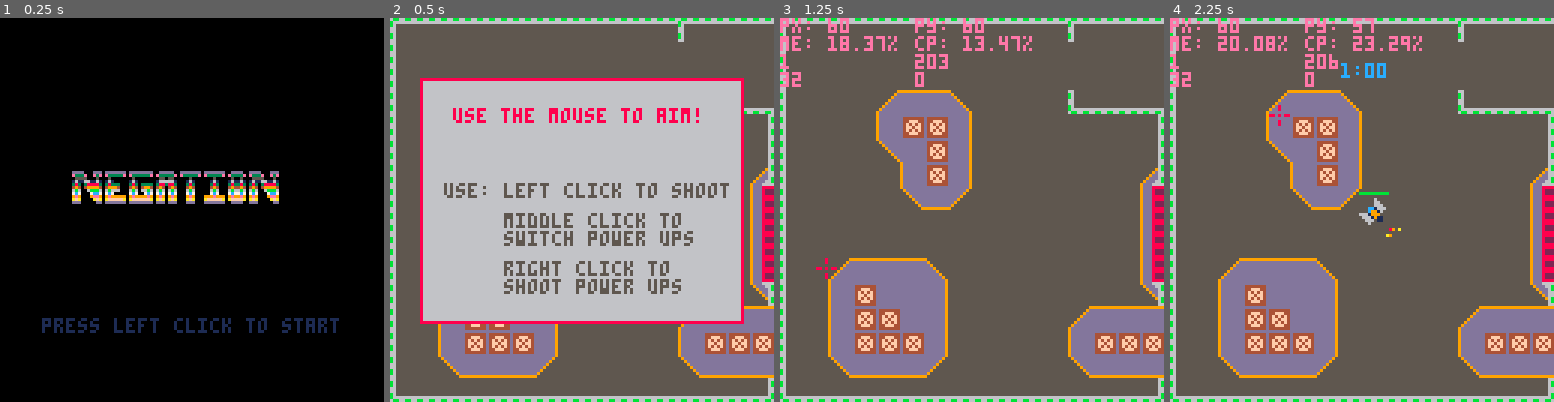
Above: before the commit, frames 1-4 (left to right).
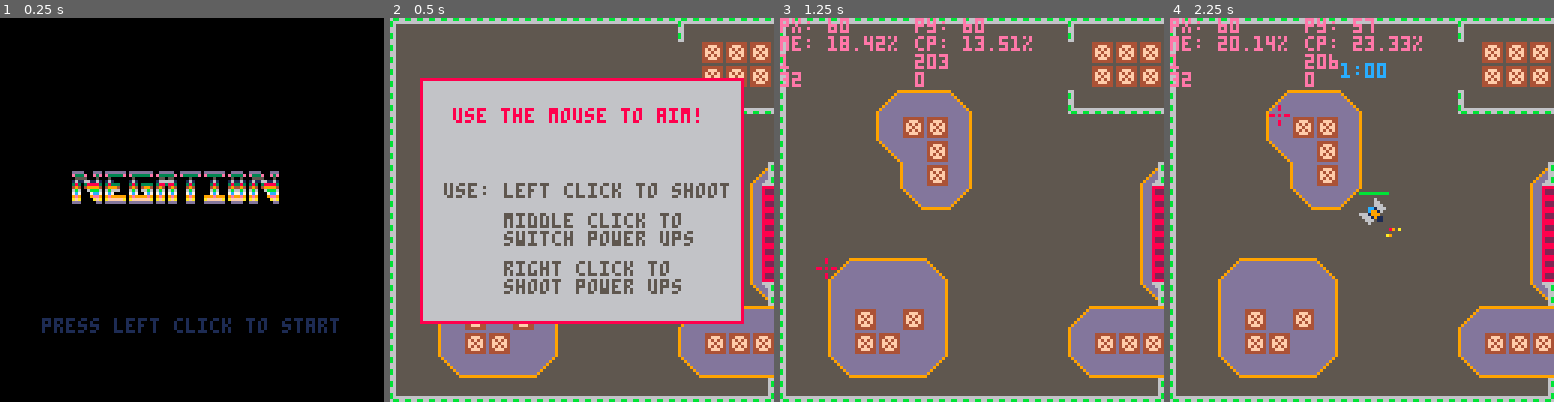
Above: after the commit, the same moments.

Repository: kbrewington/Negation
Game: PICO-8 cartridge negation.p8
Same seed, same stepped clock (60 frames per second), same inputs: the game is played once before the commit and once after it.
Inputs (mouse positions are in pixels of both pictures, inside the frame that each line leads up to):
- Up to frame 1 (0.25 s): no input
- Up to frame 2 (0.5 s): tap X (X key) at 0.33 s
- Up to frame 3 (1.25 s): click (1060, 121) at 0.67 s; tap O (Z key) at 0.7 s; tap X (X key) at 1.07 s; click (826, 267) at 1.22 s
- Up to frame 4 (2.25 s): hold Right 1.6-2.1 s; tap O (Z key) at 1.7, 2.1 s; click (1277, 114) at 1.77 s; tap X (X key) at 1.85 s; hold Up from 2.15 s (still down)

Frame 1 is identical in both runs. In frame 2, 2.2% of the frame differs, in the area x 25-100%, y 6-88%; in frame 3, 3.3%, in the area x 19-100%, y 4-88%; in frame 4, 3.3%.

Commit message:
Fixed collision flags that were unset. Added purple liquid does damage.

Diff:
--- a/negation.p8
+++ b/negation.p8
@@ -216,6 +216,7 @@
   spawn_time_start,detect_killed_enemies = 10, true
   yield()
 
+  -- start level 6 "final" boss
   level_change = true
   yield()
 
@@ -283,14 +284,6 @@
 function bump(x, y, flag)
   return fget(mget(flr((x - level_sx + (level_x*8)) / 8), flr((y - level_sy + (level_y*8)) / 8)), (flag or 0))
 end
-
---function bumpwall(x,y)
-  --if fget(mget(flr(x/8),flr(y/8)),2) and pget(x,y) == 6 or pget(x,y) == 11 then
-  --return true
-  --else
-  --return false
-  --end
---end
 
 function bump_all(x, y)
   return bump(x, y) or bump(x + 7, y) or bump(x, y + 7) or bump(x + 7, y + 7)
@@ -1176,6 +1169,7 @@
 
   local previousx, previousy = player.x, player.y
   local move = (bump(player.x + 4, player.y + 4, 1) or bump(player.x + 11, player.y + 11, 1)) and player_speed/2 or player_speed
+  if ((bump(player.x + 4, player.y + 4, 2) or bump(player.x + 11, player.y + 11, 2)) and timers["playerlasthit"] == 0) player_hit(1)
 
   -- count down timers
   for k,t in pairs(timers) do timers[k] = max(0, timers[k] - (1/30)) end
@@ -1544,22 +1538,22 @@
 
 __gff__
 0000000000000101000000060000000000000000000000000000000000060000000000000001000000000000000000000000000000000000000000000000000000000000000000000000000000000000000000000000000000000000000000000000000000000000000000000000000000000000000000000000000000000000
-0000000000000000000000000000000000000000000000000000000000000000000000000000000000000000000001000000000000000000000000000000000000000002020202020002020000000000000000000200000404040002000000000000000000000004040404000000040400000000000000040400010100000404
+0000000000000000000000000000000000000000000000000000000000000000000000000000000000000000000001000000000000000000000000000000000000000002020202020002020000000000000000000200000101010002000000000000000000000001010101000000000000000000000000010100010100000100
 __map__
 eaefefefefefefefefefefefeaefefeffefafacbccc5dbdbdbdbdbdbdbdbdbc3dcc1dcdce0e0e1f0f0f0f0f0f0f0f0f0f0e5f0e5f5f5f5f5f5f5f5f5f5f5f5c5dbc6f5f5f5f5f5f5f5e9f31d1d1d1d1d1d1d1d1d1d1d1d1d1d1d1d3b3c3b3c3b3c3b3c3b3c3b3c3b3c3b3c1d1d1d1d1d1d1d1d1d1d1d1d1d1d1d1d0000000000
-fecbcbcbcbcbcbcbcbcbcbcbcbcbcbcbfefafacbccc5dbdbdbdbdbdbdbdbc6dcdcdcdce0e1f0f0f0f0f1f0f0f0f0f1f0f0f0f5f5e5f5f5f6f5f5f5f5f5f5f5c5dbc6f5f6f5f5f5f5f5e9f31dc0c01d1d1df3f3f3f31d1d1dc0c01d2b2c2b2c2b2c2b2c2b2c2b2c2b2c2b2c1d1d1d1d1d1d1d1d1d1d1d1d1d1d1d2b0000000000
-fecbcbcbcbcbcbcbcbcbcbcbcbcbcbcbfefafacbccc4dbdbdbdbdbdbdbdbc3dcdcdce0dce0e1f0f0f0f0f0f0f0f0f0f0f0e5f0f5f5f5f5f5f5f5f5f6f5f5f5c5dbc6f5f5f5f5f5f5f5e9f31dc00b1df3f3f3f3f3f3f3f31d0bc01d3b3c3b3c3b3c3b3c3b3c3b3c3b3c3b3c1d1d1d1d1d1d1d1d1d1d1d1d1d2b2c3b0000000000
+fecbcbcbcbcbcbcbcbcbcbcbcbfafafafefafacbccc5dbdbdbdbdbdbdbdbc6dcdcdcdce0e1f0f0f0f0f1f0f0f0f0f1f0f0f0f5f5e5f5f5f6f5f5f5f5f5f5f5c5dbc6f5f6f5f5f5f5f5e9f31dc0c01d1d1df3f3f3f31d1d1dc0c01d2b2c2b2c2b2c2b2c2b2c2b2c2b2c2b2c1d1d1d1d1d1d1d1d1d1d1d1d1d1d1d2b0000000000
+fecbcbcbcbcbcbcbcbcbcbcbcbfafafafefafacbccc4dbdbdbdbdbdbdbdbc3dcdcdce0dce0e1f0f0f0f0f0f0f0f0f0f0f0e5f0f5f5f5f5f5f5f5f5f6f5f5f5c5dbc6f5f5f5f5f5f5f5e9f31dc00b1df3f3f3f3f3f3f3f31d0bc01d3b3c3b3c3b3c3b3c3b3c3b3c3b3c3b3c1d1d1d1d1d1d1d1d1d1d1d1d1d2b2c3b0000000000
 fecbcbcbcefdfdcfcbcbcbcbd9eeeeeefefacbcbccdcc5dbdbdbdbdbdbc3c1dcdcdce0e1dcdcf0f0f0f0f0f0f1f0f0f0f0f0f5f5f5f5f5f5f5f5f5f5f5f5f5c5dbc6f5f5f5f5f5f5f5e9f31d0b1df32b2c2b2c2b2c2b2cf31d0b1d2b2c2b2c2b2c2b2c2b2c2b2c2b2c2b2c1d1dc01dc01dc01d1d1d1d2b2c3b3c2b0000000000
-fecbcbcbcdfbfbfccbcbcbcbcbcbcbfffecbcbcbccdcc4cacacacacac3dcdcdcc1dcdce0dce0e1f0f0f1f0f0f0f0f0f0f0f0e5f5f5f6f5f5f5f5f5f5f5f5f5c5dbc6f6f5f5f5f5f5f5e9f3f3f3f3f33b3c3b3c3b3c3b3cf3f3f3c0c03c3b3c3b3c3b3c3b3c3b3c3b3c3bc0f3f3f3f3f3f3f3f3f32b2c3b3c2b2c3b0000000000
-fecbcbcbdeddfbfccbcbcbcbcbcbcbfffecbcbcbccdcdcc1dcdcdcdcdcdcdcdcdcdcdcdce0e1f0f0f0f0f0f0f0f0f2f2f2f0f5f5f5f5f5f5f5f6f5f5f5f6f5c5dbc6f5f5f5f5f5d3f3c0c02b2c2b2c2b2cc0f3f3c02b2c2b2c2b2cf3f32b2c2b2cc0c0c0c02b2c2b2cf3f3f32b2c2b2c2b2c2b2c3b3c2b2c3b3c2b0000000000
+fecbcbcbcdfbfbfccbcbcbcbcbcbcbcbfecbcbcbccdcc4cacacacacac3dcdcdcc1dcdce0dce0e1f0f0f1f0f0f0f0f0f0f0f0e5f5f5f6f5f5f5f5f5f5f5f5f5c5dbc6f6f5f5f5f5f5f5e9f3f3f3f3f33b3c3b3c3b3c3b3cf3f3f3c0c03c3b3c3b3c3b3c3b3c3b3c3b3c3bc0f3f3f3f3f3f3f3f3f32b2c3b3c2b2c3b0000000000
+fecbcbcbdeddfbfccbcbcbcbcbcbcbcbfecbcbcbccdcdcc1dcdcdcdcdcdcdcdcdcdcdcdce0e1f0f0f0f0f0f0f0f0f2f2f2f0f5f5f5f5f5f5f5f6f5f5f5f6f5c5dbc6f5f5f5f5f5d3f3c0c02b2c2b2c2b2cc0f3f3c02b2c2b2c2b2cf3f32b2c2b2cc0c0c0c02b2c2b2cf3f3f32b2c2b2c2b2c2b2c3b3c2b2c3b3c2b0000000000
 fecbcbcbcbcdfbfccbcbcbcbcbcbcbf8d7cbcbcbccdcdcdcdcdcc1dcdcdcc1dcdcdcc1e0e1f0f0f0f0f0f0f0f0f2f2f2f2f2f2d0d0d0d0d0d0d0d0d0d0d6f5c7dbdbd4f5f5f5d3f3f3c0f33b3c3b3c3b3cf30b0bf33b3c3b3c3b3cf3f33b3c3b3cc0292ac03b3c3b3cf3f3f33b3c3b3c3b3c3b3c2b2c3b3c2b2c3b0000000000
 fecbcbcbcbdeeddfcbcbcbcbcbcbcbebeccbcbcbccdcdcdcdcdcdcdcdcdcdcdcdcd0d0d0f2d0d0f0f0f1f0f0d0f2f2f0f0f2d0d0d0d0d0d0d0d0d0d0d0e6f5f5c5dbc6f5f5d3f3f3f3f3f32b2c2b2c2b2cf31d1df32b2c2b2c2b2cf3f32b2c2b2cc0393ac02b2c2b2cf3f3f32b2c2b2c2b2c2b2c3b3c2b2c3b3c2b0000000000
-fecbcbcbcbcbcbcbcbcbcbcbcbcbcbebeccbcbd0d0d0d0c1dcdcdcdcc1d0d0d0f2d0f2d0d0f2d0d0d0f2d0d0f2d0f0f0f0f0f0e5f5f5f5f5f5f5f5f5f5f5f6f5c5dbc6f5f5e3f4f3f3f3f33b3c3b3c3b3cf31d1df33b3c3b3c3b3cf3f33b3c3b3cc0c0c0c03b3c3b3cf3f3f33b3c3b3c3b3c3b3c2b2c3b3c2b2c3b0000000000
-fecbcbcbcbcbcbcbcbcbcbcbcbcbcbebeccbd0cbd0d0d0d0d0d0dcd0d0d0d0d0d0dce0e1e1f0d0f2f2d0f2d0f0f0f0f0f0e5f5f5f5f5f5f5f5f5f5f5f5f5f5f5c5dbc6f5f5f5e3f4f3c0f32b2c2b2c2b2cc0f3f3c02b2c2b2c2b2cf3f32b2c2b2c2b2c2b2c2b2c2b2cf3f3f32b2c2b2c2b2c2b2c3b3c2b2c3b3c2b0000000000
+fecbcbcbcbcbcbcbcbcbcbcbcbcbcbebeccbcbcbd0d0d0c1dcdcdcdcc1d0d0d0f2d0f2d0d0f2d0d0d0f2d0d0f2d0f0f0f0f0f0e5f5f5f5f5f5f5f5f5f5f5f6f5c5dbc6f5f5e3f4f3f3f3f33b3c3b3c3b3cf31d1df33b3c3b3c3b3cf3f33b3c3b3cc0c0c0c03b3c3b3cf3f3f33b3c3b3c3b3c3b3c2b2c3b3c2b2c3b0000000000
+fecbcbcbcbcbcbcbcbcbcbcbcbcbcbebeccbcbcbd0d0d0d0d0d0dcd0d0d0d0d0d0dce0e1e1f0d0f2f2d0f2d0f0f0f0f0f0e5f5f5f5f5f5f5f5f5f5f5f5f5f5f5c5dbc6f5f5f5e3f4f3c0f32b2c2b2c2b2cc0f3f3c02b2c2b2c2b2cf3f32b2c2b2c2b2c2b2c2b2c2b2cf3f3f32b2c2b2c2b2c2b2c3b3c2b2c3b3c2b0000000000
 fecbcefdfdfdcfcbcbcbcbcbcbcbcbebeccbcbcbccdcd0d0d0d0d0d0d0dcdcdcdcdcdce0e0f0f0f0f0f0f0f0f0f0f0f0f0f0e5f5f5f5f5f5f5f5f5f5f5f5f5f5c5dbc6f5f5f5f5e3e4c8c03b3c3b3c3b3c2b2c2b2c3b3c3b3c3b3cf3f33b3c3b3c3b3c3b3c3b3c3b3cf3f3f33b3c3b3c3b3c3b3c2b2c3b3c2b2c3b0000000000
-fecbcdfbddddfccbcbcbcbcbcbcbcbf7e7cbcbcbccdcc1dcdcdcdcdcdcdcdcc1dcdce0e1f0f0e1f0f0f0f1f0f0f1f0f0f0e5f0f5f5f5f5f5f5f5f5f5f5f5f5f5c5dbc6f5f5f5f5f5f5e9f3f3f3f3f32b2c3b3c3b3c2b2cf3f3f3c0c02c2b2c2b2c2b2c2b2c2b2c2b2c2bc0f3f3f3f3f3f3f3f3f33b3c2b2c3b3c2b0000000000
-fecbcdfbfbddfccbcbcbcbcbcefdfdfdfecbcbcbccdcdcdcdcdcdcdcc1dcdcdcdcdcc1e0e1f0f0f0f0f0f0f0f0f0f0f0f0f0f5f5f5f5f6f5f5f6f5f5f5f5f5f5c5dbc6f5f5f5f5f5f5e9f30b0b0bf33b3c2b2c2b2c3b3cf30b0b0b3b3c3b3c3b3c3b3c3b3c3b3c3b3c3b3c0b0bc00bc00bc00b0b0b0b3b3c2b2c3b0000000000
-fecbcdfbfbfbfccbcbcbcbcbcdfbfbfbfefacbcbccdcdcdcc1dcdcdcdcdcdcdcdcdce0dce1f0f0f0f0f1f0f0f0f0f0f0f0e5f5e5f5f5f5f5f5f5f5f5f5f5f5f5c5dbc6f5f5f5f5f5f5e9f31dc01d0bf3f33b3c3b3cf3f30b1dc01d2b2c2b2c2b2c2b2c2b2c2b2c2b2c2b2c1d1d0b1d0b1d0b1d1d1d1d0b0b3b3c2b0000000000
+fecbcdddddddfccbcbcbcbcbcbcbcbf7e7cbcbcbccdcc1dcdcdcdcdcdcdcdcc1dcdce0e1f0f0e1f0f0f0f1f0f0f1f0f0f0e5f0f5f5f5f5f5f5f5f5f5f5f5f5f5c5dbc6f5f5f5f5f5f5e9f3f3f3f3f32b2c3b3c3b3c2b2cf3f3f3c0c02c2b2c2b2c2b2c2b2c2b2c2b2c2bc0f3f3f3f3f3f3f3f3f33b3c2b2c3b3c2b0000000000
+fecbcdfbddfbfccbcbcbcbcbcefdfdfdfecbcbcbccdcdcdcdcdcdcdcc1dcdcdcdcdcc1e0e1f0f0f0f0f0f0f0f0f0f0f0f0f0f5f5f5f5f6f5f5f6f5f5f5f5f5f5c5dbc6f5f5f5f5f5f5e9f30b0b0bf33b3c2b2c2b2c3b3cf30b0b0b3b3c3b3c3b3c3b3c3b3c3b3c3b3c3b3c0b0bc00bc00bc00b0b0b0b3b3c2b2c3b0000000000
+fecbcdfbfbddfccbcbcbcbcbcdfbfbfbfefacbcbccdcdcdcc1dcdcdcdcdcdcdcdcdce0dce1f0f0f0f0f1f0f0f0f0f0f0f0e5f5e5f5f5f5f5f5f5f5f5f5f5f5f5c5dbc6f5f5f5f5f5f5e9f31dc01d0bf3f33b3c3b3cf3f30b1dc01d2b2c2b2c2b2c2b2c2b2c2b2c2b2c2b2c1d1d0b1d0b1d0b1d1d1d1d0b0b3b3c2b0000000000
 fecbdeedededdfcbcbcbcbcbdeedededfefafacbccdcc1dcdcdcdcdcdcdcc1dcdcdce0e1f0f0e1f0f0f0f0f0f0f1f0f0f0f0e5f5f5f5f5f5f5f5f5f6f5f5f6f5c5dbc6f5f5f5f5f5f5e9f31dc0c01d0b0bf3f3f3f30b0b1dc0c01d3b3c3b3c3b3c3b3c3b3c3b3c3b3c3b3c1d1d1d1d1d1d1d1d1d1d1d1d1d0b0b3b0000000000
 d9eeeeeeeeeeeeeeeeeeeeeeeeeeeee8fefafafaccdcdcdcdcdcdcdcc1dcdcdcdce0e0e1f0e1f0f0f0f0f1f0f0f0f0f0f0e5f5e5f5f5f5f6f5f5f5f5f5f5f5f5c5dbc6f5f5f5f5f5f5e9e41d0b0b1d1d1d0b0b0b0b1d1d1d0b0b1d2b2c2b2c2b2c2b2c2b2c2b2c2b2c2b2c1d1d1d1d1d1d1d1d1d1d1d1d1d1d1d0b0000000000
 00000000000000000000000000000000000000000000000000000000000000000000000000000000000000000000000000000000000000005c5c5c5c5c5c5c5c00000000000000000000000000000000000000000000000000000000000000000000000000000000000000000000000000000000000000000000000000000000
